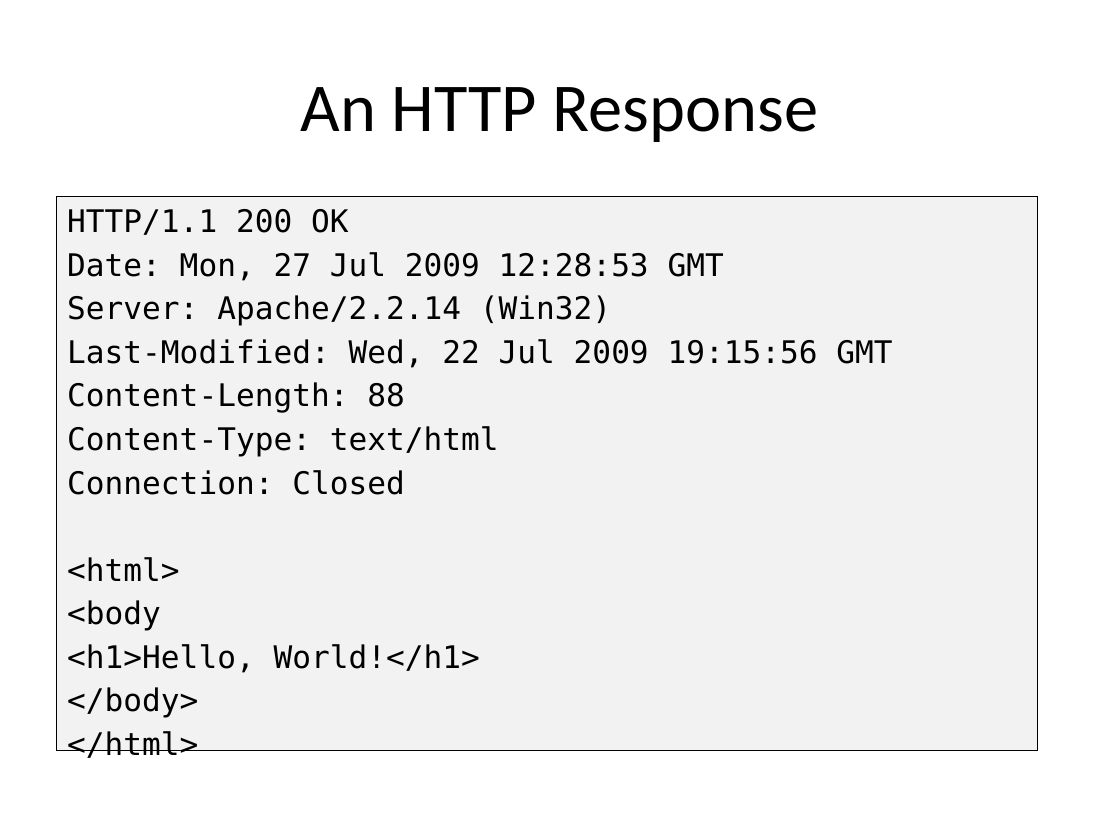
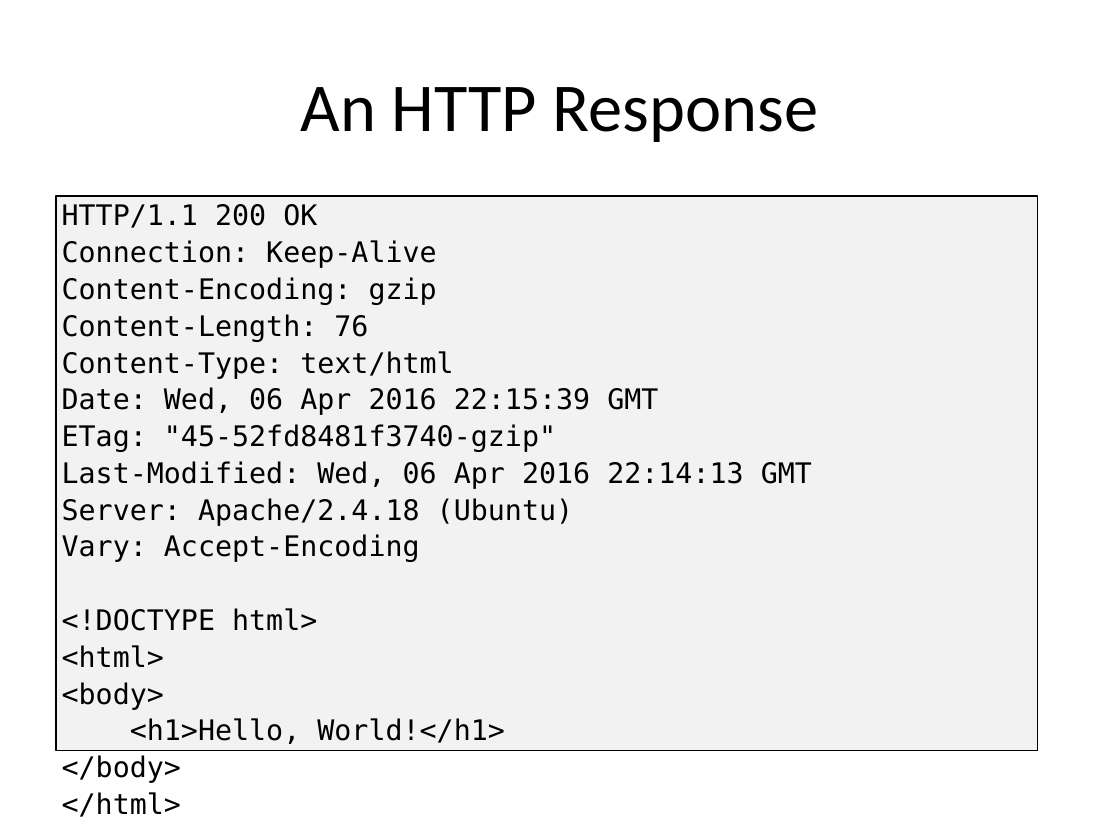
Before and after one commit to PHPEmbark/curriculum, a slide deck: slide 13 of course/2 - The Internet/The Internet.pptx. Drawn at 1120x840 pixels with LibreOffice and Linux fonts; fonts in the diff are those of the drawing. Boxes give left, top, right and bottom in pixels: in the first picture for what was removed or moved away, otherwise in the second. Text is boxed around its words. In the diff, an @@ line names an element or a change of style, - is before the commit and + after.

```diff
--- a/course/2 - The Internet/The Internet.pptx
+++ b/course/2 - The Internet/The Internet.pptx
@@ text at (62,204,505,744): size 20 to 18.2 pt in "HTTP/1.1 200 OK", "Content-Type: text/html", "<html>", "<h1>Hello, World!</h1>" and 2 more places; line spacing 1 to 0.9 @@
@@ text at (62,240,437,342): text changed; size 20 to 18.2 pt @@
-Date: Mon, 27 Jul 2009 12:28:53 GMT
-Server: Apache/2.2.14 (Win32)
-Last-Modified: Wed, 22 Jul 2009 19:15:56 GMT
-Content-Length: 88
+Connection: Keep-Alive
+Content-Encoding: gzip
+Content-Length: 76
@@ text at (62,387,812,631): text changed; size 20 to 18.2 pt @@
-Connection: Closed
+Date: Wed, 06 Apr 2016 22:15:39 GMT
+ETag: "45-52fd8481f3740-gzip"
+Last-Modified: Wed, 06 Apr 2016 22:14:13 GMT
+Server: Apache/2.4.18 (Ubuntu)
+Vary: Accept-Encoding
+<!DOCTYPE html>
@@ text at (62,682,164,710): text changed; size 20 to 18.2 pt @@
-<body
+<body>
```
Also in this commit, not shown: 22 other slides changed, 11 slides added, 15 slides removed.
